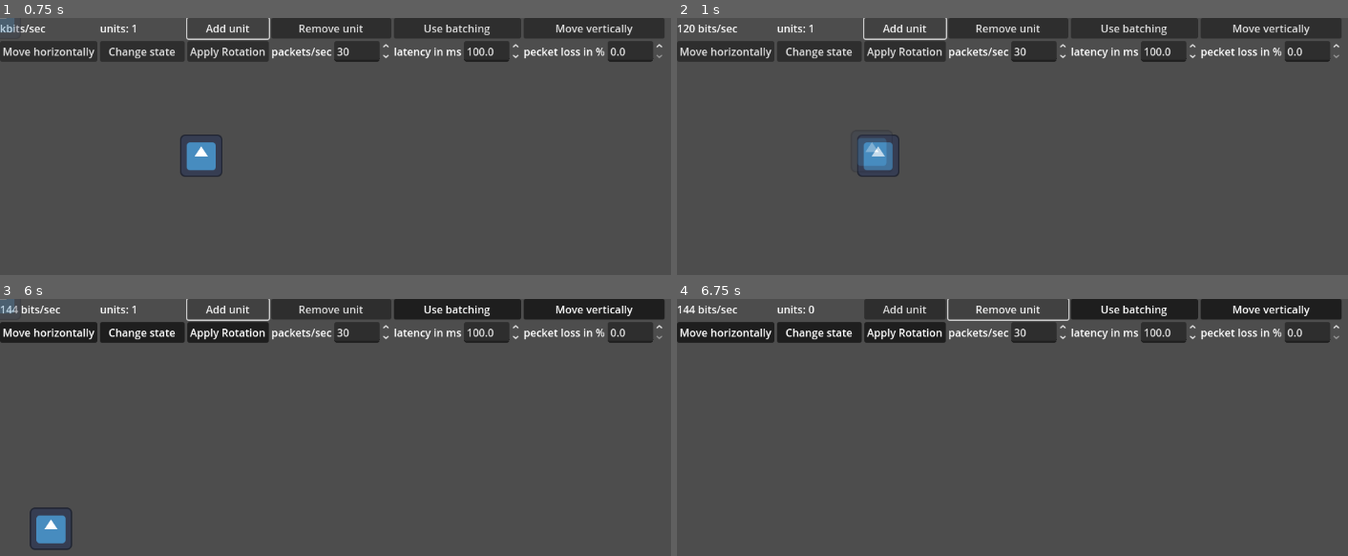
Above: before the commit, frames 1-4 (two rows, left to right).
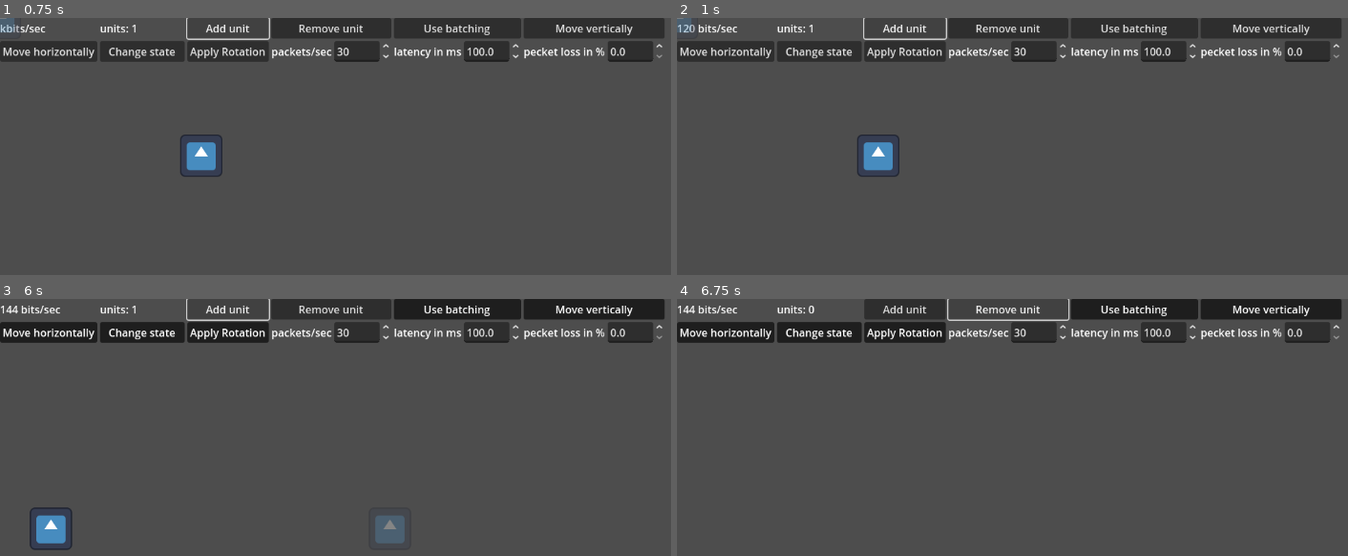
Above: after the commit, the same moments.

Repository: wowtamz/efficient-state-sync
Game: Godot game, scene res://2d/benchmark.tscn
The game is run twice, just before and just after one commit, with the same random seed, the same clock (stepped at 60 frames per second) and the same inputs. The engine's default icon, where the game draws it, is replaced by a stand-in: a white triangle on a blue panel in a dark square.
Inputs:
- Up to frame 1 (0.75 s): click "Add unit" at 0.5 s
- Up to frame 2 (1 s): no input
- Up to frame 3 (6 s): click "Remove unit" at 1.25 s; click "Use batching" at 2 s; click "Move vertically" at 2.75 s; click "Move horizontally" at 3.5 s; click "Change state" at 4.25 s; click "Apply Rotation" at 5 s; click "Add unit" at 5.75 s
- Up to frame 4 (6.75 s): click "Remove unit" at 6.5 s

Frame 1 is identical in both runs. In frame 2, 0.5% of the frame differs, in the area x 0-33%, y 0-60%; in frame 3, 0.6%, in the area x 0-61%, y 0-96%; in frame 4, nothing differs.

Commit message:
added interpolate node to 2d shadow.tscn

Diff:
--- a/2d/shadow.tscn
+++ b/2d/shadow.tscn
@@ -31,7 +31,7 @@
 var _from_pos: Vector2 = position
 var _to_pos: Vector2 = position
 
-var _lerp: bool = true
+var _lerp: bool = false
 var _step_factor: float = 1.0
 var _last_time: int = 0
 var _vel: Vector2 = Vector2()
@@ -110,10 +110,11 @@
 	var state_data: StateData = StateData2D.from_bytes(packet)
 	var lat = _latency - randf_range(0.0, _latency)
 	await get_tree().create_timer(lat).timeout
-	if _lerp:
-		append_snapshot(state_data)
-	else:
-		sync_state(state_data)
+	$interpolate.on_new_snapshot(state_data)
+	#if _lerp:
+	#	append_snapshot(state_data)
+	#else:
+	#	sync_state(state_data)
 
 func is_packet_lost() -> bool:
 	if _packet_loss:
@@ -148,9 +149,84 @@
 	_packet_loss = val
 "
 
+[sub_resource type="GDScript" id="GDScript_bbwug"]
+script/source = "extends Node
+
+var _pos_buffer: Array
+
+var _start_pos: Vector2
+var _end_pos: Vector2
+
+#var _last_tick: int = 0
+var _lerp_progress: float = 0.0
+var _lerp_factor: float = 1.0
+
+func _ready() -> void:
+	set_process(false)
+
+func _process(delta: float) -> void:
+
+	if _lerp_progress > 1.0:
+		go_to_next_lerp_pos()
+
+	var packets_per_sec: float = get_parent().get_parent().send_rate
+	var frames_per_sec: float = 1.0 / delta
+	var steps_per_frame: float = packets_per_sec / frames_per_sec  # 1.0 / ((1.0 / packets_per_sec) / delta) #
+	print(\"steps: \",  steps_per_frame)
+	print(\"factor: \", _lerp_factor)
+	_lerp_progress += steps_per_frame * _lerp_factor
+	get_parent().position = _start_pos.lerp(_end_pos, _lerp_progress)
+
+func go_to_next_lerp_pos() -> void:
+	_lerp_progress = 0.0
+	_start_pos = get_parent().position
+
+	var next_pos = null
+
+	if _pos_buffer.is_empty():
+		print(\"extrapolate 1\")
+	elif _pos_buffer.size() == 1:
+		print(\"extrapolate 2\")
+	elif _pos_buffer.size() == 2: # _pos_buffer.size() > 1
+		print(\"interpolate 1\")
+	else:
+		var old_state = _pos_buffer.pop_front()
+		var next_state = _pos_buffer.pop_front()
+		_start_pos = get_pos(old_state)
+		_end_pos = get_pos(next_state)
+		_lerp_factor = get_tick(next_state) - get_tick(old_state)
+
+func set_next_lerp_target(pos: Vector2) -> void:
+	pass
+
+func on_new_snapshot(state_data: StateData) -> void:
+
+	var prev_t = get_tick(_pos_buffer.back()) if not _pos_buffer.is_empty() else 0
+	var t = state_data.get_value(StateData.TIME)
+
+	if t > prev_t or (t < 100 and prev_t > 65000):
+		var x = state_data.get_value(StateData2D.POS_X)
+		var y = state_data.get_value(StateData2D.POS_Y)
+		_pos_buffer.append(
+			[t, Vector2(x if x else get_parent().position.x, y if y else get_parent().position.y)]
+		)
+
+	if _pos_buffer.size() > 2:
+		set_process(true)
+
+func get_tick(array: Array) -> int:
+	return array.get(0)
+
+func get_pos(array: Array) -> Vector2:
+	return array.get(1)
+"
+
 [node name="shadow" type="Sprite2D" groups=["shadow"]]
 modulate = Color(1, 1, 1, 0.596078)
 self_modulate = Color(1, 1, 1, 0.529412)
 scale = Vector2(0.5, 0.5)
 texture = ExtResource("1_6pqxc")
 script = SubResource("GDScript_6pqxc")
+
+[node name="interpolate" type="Node" parent="."]
+script = SubResource("GDScript_bbwug")
Not shown: 1 places in 2d/shadow.tscn that only renumber resources
